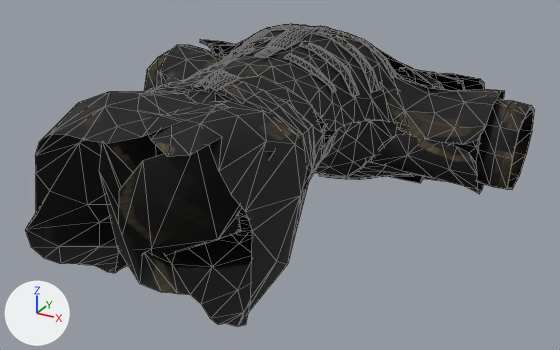
Renders of the glTF model assets/modeles/armures/sol/cuirasse_os.glb from each side of a commit.
Rendered twice from a camera (50 mm lens) standing at (0.819, -1.393, 0.79) and looking at (0.059, -0.012, 0.1). Lighting does not change. The marker at lower left points along +X, +Y and +Z. The first picture is the older version. Mesh edges are drawn as thin lines. Vertices at exactly the same position are counted once.

The first picture shows 'cuirasse_os_sol'.
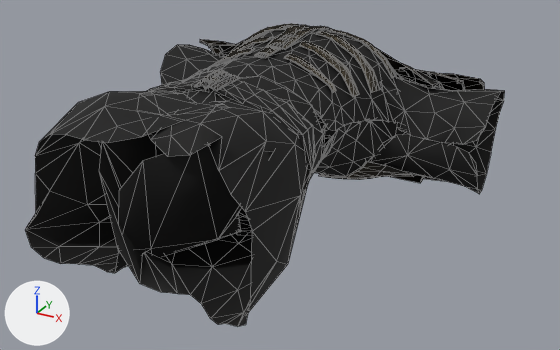
What changed in the scene script:
```text
Change me_cuirasse_os_003:
    used by ob_cuirasse_os_sol; location = (0.0, 0.0, 0.0)
    remove me_cuirasse_os_003.from_pydata(...)  # 2334 vertices, 3582 faces; spans x -0.508..0.508, y -0.473..0.473, z 0.0..0.379
    add me_cuirasse_os_003.from_pydata(...)  # 2234 vertices, 3422 faces; spans x -0.445..0.445, y -0.473..0.473, z 0.0..0.379
    me_cuirasse_os_003 part 1: the loose piece of 50 vertices spanning x 0.422..0.508, y 0.232..0.431, z 0.034..0.24 is deleted
    me_cuirasse_os_003 part 2: the loose piece of 50 vertices spanning x -0.508..-0.422, y 0.232..0.431, z 0.034..0.24 is deleted
    me_cuirasse_os_003 part 3: 3399 kept faces spanning x -0.445..0.445, y -0.473..0.473, z 0.0..0.379 get new texture (UV) coordinates
```

Location of each change, (x1, y1, x2, y2) in pixels of the pictures (560 x 350 px):
'cuirasse_os_sol', reshaped: before (25, 24, 534, 327); after (25, 24, 505, 326)
part 1 of me_cuirasse_os_003, deleted: before (475, 99, 534, 190)
part 2 of me_cuirasse_os_003, deleted: before (144, 50, 170, 91)
part 3 of me_cuirasse_os_003, surface changed: (35, 24, 504, 294) in both
